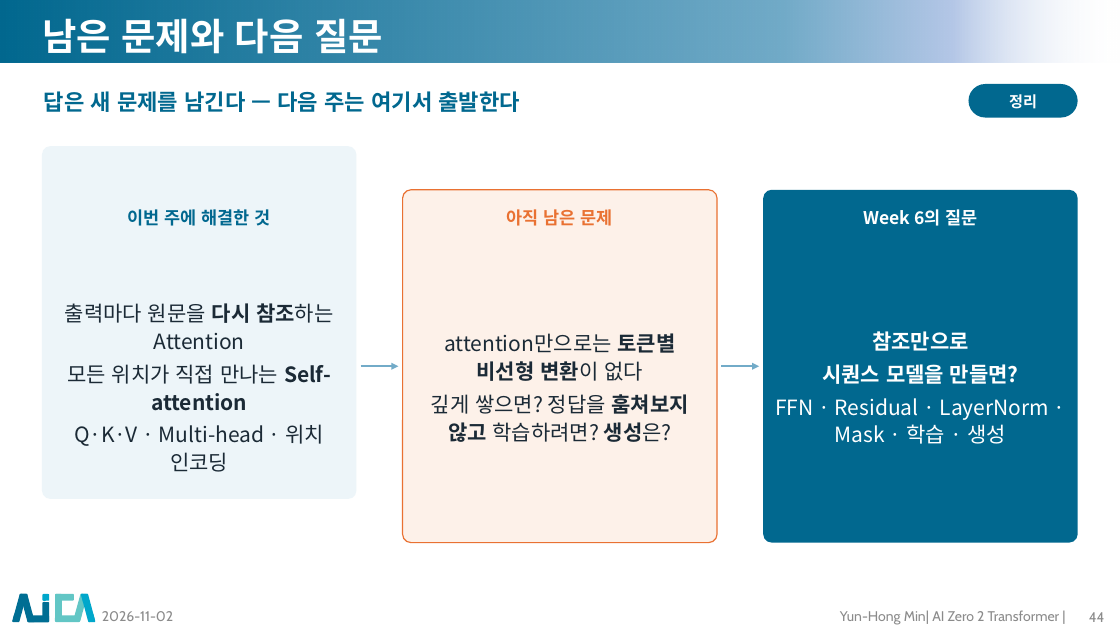
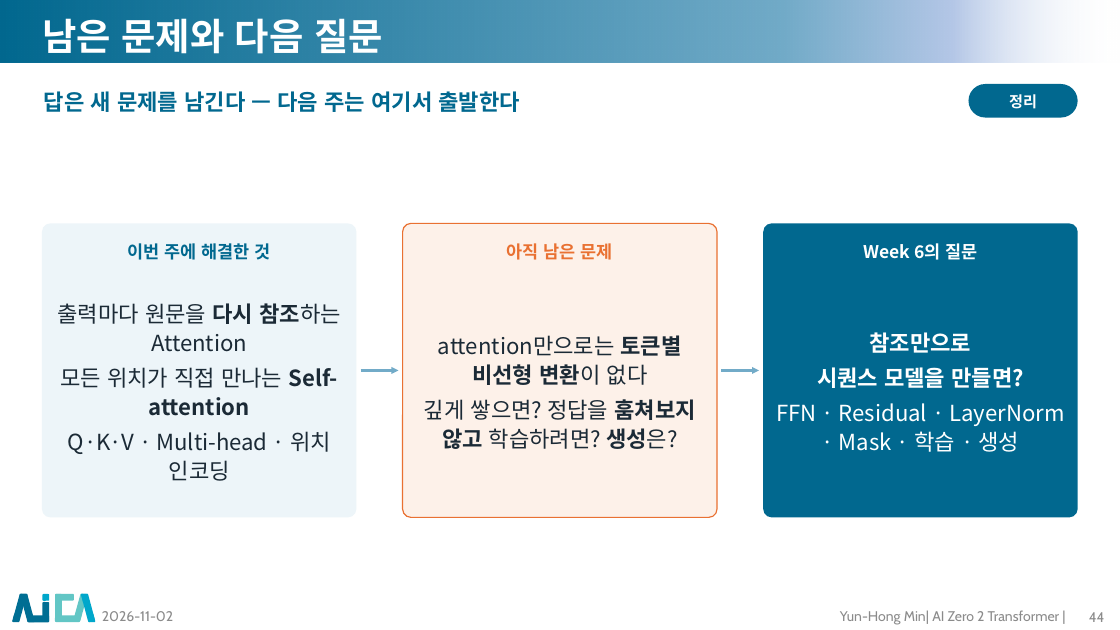
Before and after one commit to myunhh/AI-Zero-2-Transformers, a slide deck: slide 44 of lectures/week05_attention.pptx. Drawn at 1120x630 pixels with LibreOffice and Linux fonts; fonts in the diff are those of the drawing; background and template pictures are left out. Boxes give left, top, right and bottom in pixels: in the first picture for what was removed or moved away, otherwise in the second. Text is boxed around its words. In the diff, an @@ line names an element or a change of style, - is before the commit and + after.

```diff
--- a/lectures/week05_attention.pptx
+++ b/lectures/week05_attention.pptx
@@ proportions changed in 3 elements at bbox=[402, 223, 717, 518], bbox=[764, 223, 1078, 518], bbox=[42, 223, 356, 518] @@
@@ rounded rectangle: place and size @@
-rounded rectangle at bbox=[42, 146, 356, 499]
+rounded rectangle at bbox=[42, 223, 356, 518]
@@ rounded rectangle: place and size @@
-rounded rectangle at bbox=[402, 190, 717, 543]
+rounded rectangle at bbox=[402, 223, 717, 518]
@@ rounded rectangle: place and size @@
-rounded rectangle at bbox=[764, 190, 1078, 543]
+rounded rectangle at bbox=[764, 223, 1078, 518]
@@ 3 texts: place and size @@
-3 texts at bbox=[127, 209, 977, 226]
+3 texts at bbox=[127, 243, 977, 260]
@@ text "출력마다 원문을 다시 참조하는 Attention": place and size @@
-text "출력마다 원문을 다시 참조하는 Attention" at bbox=[65, 303, 333, 472]
+text "출력마다 원문을 다시 참조하는 Attention" at bbox=[58, 303, 340, 481]
@@ text "attention만으로는 토큰별 비선형 변환이 없다": place and size @@
-text "attention만으로는 토큰별 비선형 변환이 없다" at bbox=[431, 333, 689, 442]
+text "attention만으로는 토큰별 비선형 변환이 없다" at bbox=[424, 335, 695, 449]
@@ size 18 to 19 pt in 3 elements at bbox=[58, 303, 340, 481], bbox=[424, 335, 695, 449], bbox=[776, 332, 1064, 452] @@
@@ arrow moved from (360, 366) - (398, 366) to (360, 371) - (398, 371) @@
@@ arrow moved from (722, 366) - (760, 366) to (722, 371) - (760, 371) @@
```
Also in this commit, not shown: 32 other slides changed, 12 other files.
